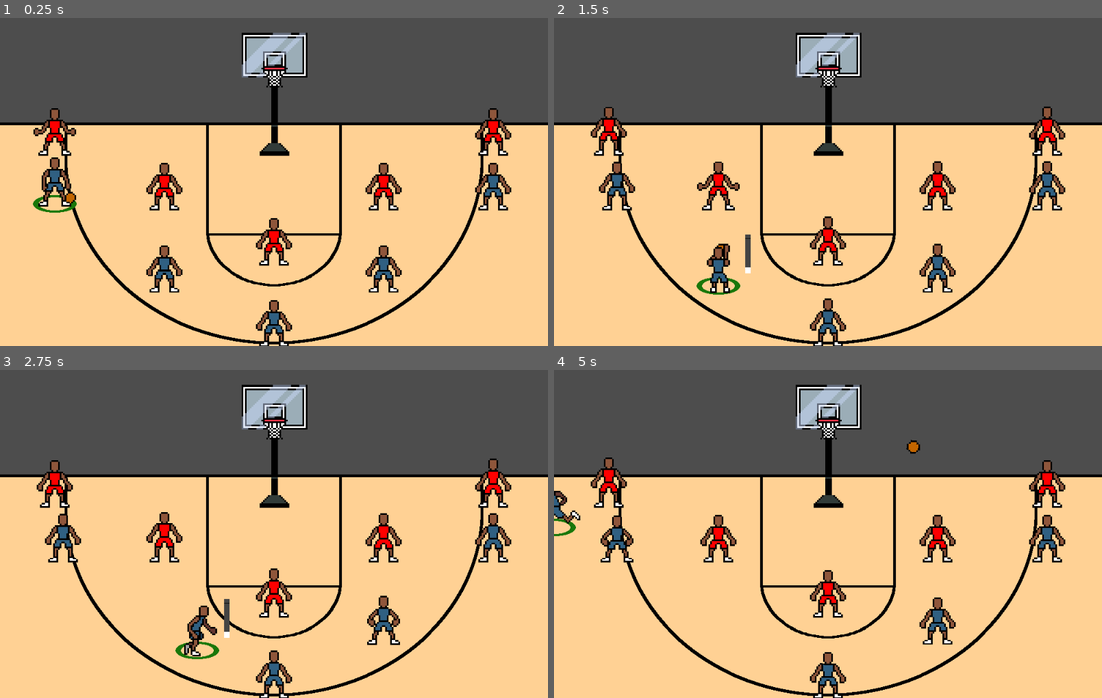
Above: before the commit, frames 1-4 (two rows, left to right).
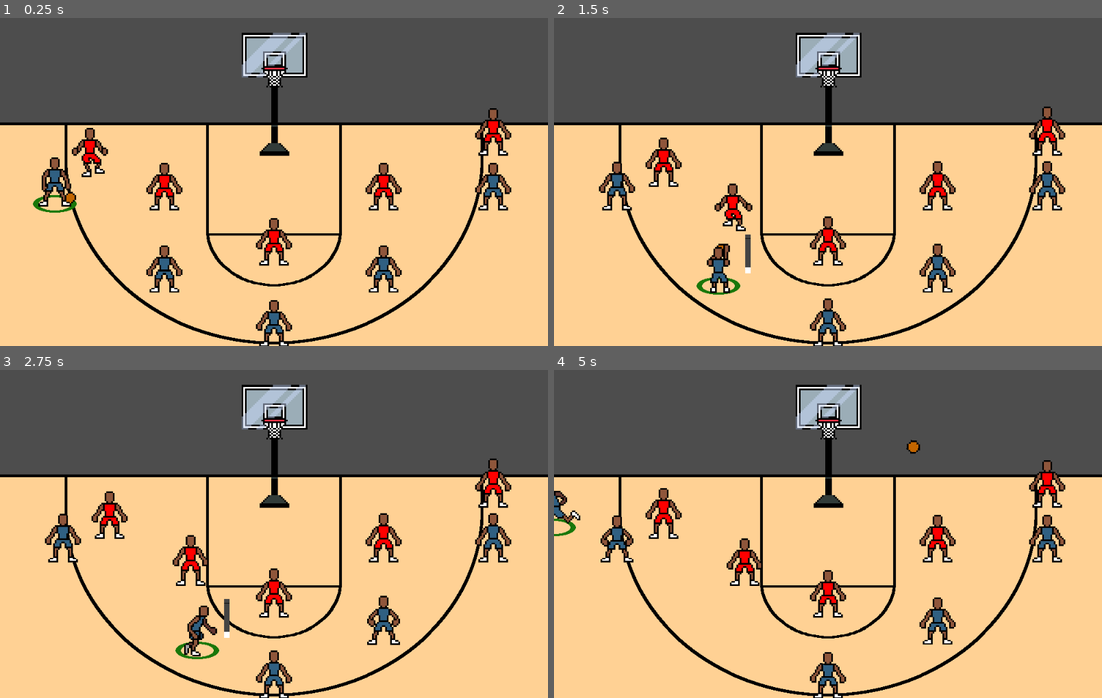
Above: after the commit, the same moments.

Repository: david8zhang/baller-quest-godot
Game: Godot game, scene res://scenes/Main.tscn
Two runs of this game, one before a commit and one after it. Both use one fixed random seed, a clock stepped at 60 frames per second and the inputs below.
Inputs:
- Up to frame 1 (0.25 s): no input
- Up to frame 2 (1.5 s): hold Right (move_right) 0.53-1.28 s; tap Space (pass) at 0.6 s; hold Down (move_down) from 1.28 s (still down); tap F (shoot_ball) at 1.35 s
- Up to frame 3 (2.75 s): release Down (move_down) at 2.03 s; hold Right (move_right) from 2.03 s (still down); tap Space (pass) at 2.1 s
- Up to frame 4 (5 s): release Right (move_right) at 2.78 s; hold Up (move_up) 2.78-3.53 s; tap F (shoot_ball) at 2.85, 4.35 s; hold Left (move_left) from 3.53 s (still down); tap Space (pass) at 3.6 s

The runs differ from the first frame. In frame 1, 0.9% of the frame differs, in the area x 6-20%, y 27-49%; in frame 2, 1.9%; in frame 3, 1.9%; in frame 4, 2.0%, in the area x 6-38%, y 26-66%.

Commit message:
added defensive movement

Diff:
--- a/prefab/Player.tscn
+++ b/prefab/Player.tscn
@@ -15,7 +15,6 @@
 [ext_resource type="Texture2D" uid="uid://ebyvv3xtdrb" path="res://sprites/cpu/cpu-idle-side.png" id="6_ebpql"]
 [ext_resource type="Script" path="res://scripts/fsm/ShootState.gd" id="6_gja4w"]
 [ext_resource type="Texture2D" uid="uid://dynyqqprgrap8" path="res://sprites/player/dribble-idle.png" id="6_h8g1n"]
-[ext_resource type="Script" path="res://scripts/fsm/MoveState.gd" id="6_rdlcp"]
 [ext_resource type="Script" path="res://scripts/fsm/PassState.gd" id="6_ugi36"]
 [ext_resource type="Texture2D" uid="uid://dv0w7uww5ne8c" path="res://sprites/player/idle-front.png" id="8_vsoty"]
 [ext_resource type="Texture2D" uid="uid://cibli5ptbfws5" path="res://sprites/player/idle-side.png" id="9_cpqb8"]
@@ -976,8 +975,5 @@
 [node name="DefendState" type="Node" parent="StateMachine"]
 script = ExtResource("26_7vp1i")
 
-[node name="MoveState" type="Node" parent="StateMachine"]
-script = ExtResource("6_rdlcp")
-
 [node name="InputControlState" type="Node" parent="StateMachine"]
 script = ExtResource("27_lpdy6")
--- a/scripts/fsm/DefendState.gd
+++ b/scripts/fsm/DefendState.gd
@@ -1,5 +1,9 @@
 class_name DefendState
 extends State
+
+const SPEED = 300.0
+const MAX_DISTANCE = 15
+var last_moved_time = 0
 
 func enter(msg:={}):
 	var anim_name = "onball-defend-front"
@@ -15,3 +19,32 @@
 	var player_to_defend = player.get_player_to_defend() as Player
 	if !player_to_defend.has_ball:
 		player._state_machine.transition_to("IdleState")
+
+
+func _physics_process(delta):
+	var curr_player = entity as Player
+	var player_to_defend = curr_player.get_player_to_defend() as Player
+
+	if player_to_defend != null and player_to_defend.has_ball:
+		var player_to_defend_pos = player_to_defend.global_position
+		var game = curr_player.game as Game
+		var hoop = game.hoop_1 if curr_player.side == Game.SIDE.CPU else game.hoop_2 as Hoop
+
+		# Get to quarter point between player to defend and hoop
+		var mid_to_hoop = Vector2((player_to_defend_pos.x + hoop.global_position.x) / 2, (player_to_defend_pos.y + hoop.global_position.y) / 2)
+		var quarter_to_hoop = Vector2((player_to_defend_pos.x + mid_to_hoop.x) / 2, (player_to_defend_pos.y + mid_to_hoop.y) / 2)
+
+		# move toward defense point
+		var dir = (quarter_to_hoop - curr_player.global_position).normalized()
+		if (curr_player.global_position - quarter_to_hoop).length() > MAX_DISTANCE:
+			curr_player.translate(dir * delta * SPEED)
+			anim_sprite.play("onball-defensive-slide")
+			anim_sprite.flip_h = dir.x > 0
+			last_moved_time = Time.get_unix_time_from_system() * 1000
+		else:
+			var curr_time = Time.get_unix_time_from_system() * 1000
+			if curr_time - last_moved_time > 250:
+				var anim_name = "onball-defend-front"
+				if curr_player.side == Game.SIDE.CPU:
+					anim_name = "cpu-" + anim_name
+				anim_sprite.play(anim_name)
--- a/scripts/fsm/MoveState.gd
+++ b/scripts/fsm/MoveState.gd
@@ -1,5 +1,19 @@
 class_name MoveState
 extends State
 
+const SPEED = 300.0
+var dest_point: Vector2
+
 func enter(msg:={}):
+	dest_point = msg["dest_point"]
+
+func _physics_process(delta):
+	print("Move state!")
 	pass
+#	var player = entity as Player
+#	if dest_point != null:
+#		var angle_between = player.global_position.angle_to(dest_point)
+#		var x_dir = cos(angle_between)
+#		var y_dir = sin(angle_between)
+#		var velocity = Vector2(x_dir, y_dir) * SPEED
+#		player.global_position += velocity * delta
Not shown: 1 places in prefab/Player.tscn that only renumber resources
